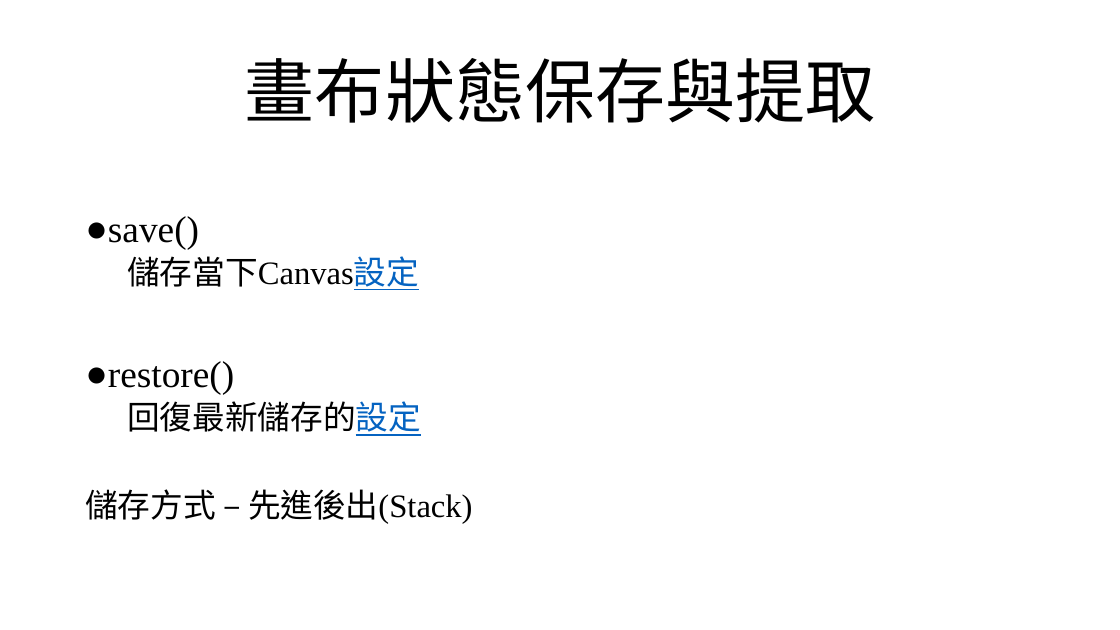
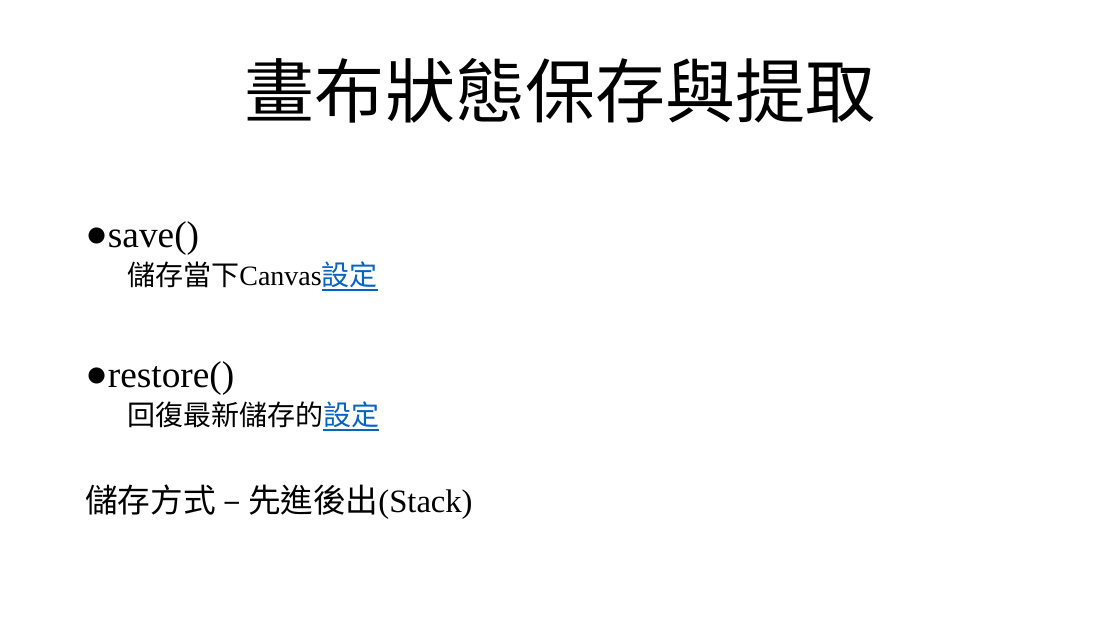
Before and after one commit to beenyan/RLSB, a slide deck: slide 12 of 俄羅斯方塊.pptx (slide 13 before the commit). Drawn at 1120x630 pixels with LibreOffice and Linux fonts; fonts in the diff are those of the drawing; background and template pictures are left out. Boxes give left, top, right and bottom in pixels: in the first picture for what was removed or moved away, otherwise in the second. Text is boxed around its words. In the diff, an @@ line names an element or a change of style, - is before the commit and + after.

```diff
--- a/俄羅斯方塊.pptx
+++ b/俄羅斯方塊.pptx
@@ text at box(127, 261, 379, 431): size 28 to 24 pt in "儲存當下Canvas設定", "回復最新儲存的設定" @@
```
Also in this commit, not shown: 5 other slides changed, 8 slides added, 4 slides removed, 3 other files.
